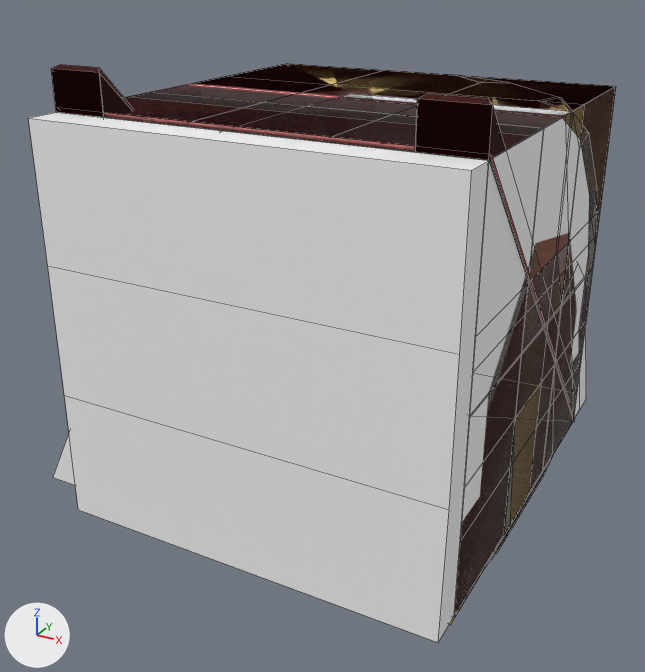
A saved change to the FBX model Assets/Models/Blocks/ModelsBlocks.fbx.
Both versions are drawn from a 50 mm camera at (1.98, -3.97, 2.68) aimed at (-0.16, -0.08, 0.74). Lighting does not change. The marker at lower left points along +X, +Y and +Z. Mesh edges are drawn as thin lines. Where no turn or scale is listed for an object, it has been applied to the vertices. Vertices at the same position are counted once.

Objects in the first picture: 'Bridge', 'Cube', 'CubeCurvedCorner', 'CubeCurvedEdge1', 'CubeDamagedEdge', 'CubeDoorHalloway1', 'CubeEdgeTwisted', 'CubeFleshSloped', 'CubeWindow', 'RoofCurvedCorner', 'RoofCurvedEdge', 'SlopeFlesh', 'StairsFullCurved', 'StairsFullStraight', 'StairsHalfStraight'.
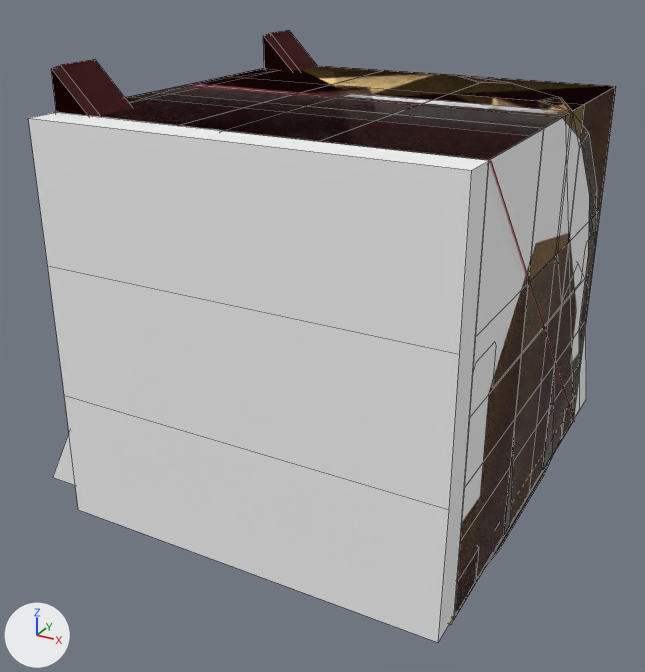
Pixel boxes (x1, y1, x2, y2) of what changed, in the pictures (645 x 672 px):
'StairsFullCurved', mesh turned
    before: (51, 65, 577, 416)
    after: (67, 36, 290, 113)
'StairsFullStraight', mesh turned
    before: (100, 75, 131, 117)
    after: (51, 30, 479, 616)
'SlopeFlesh', reshaped (not visible afterwards)
    before: (103, 112, 575, 419)
'Bridge', mesh turned (not visible afterwards)
    before: (455, 236, 597, 609)
'StairsHalfStraight', mesh turned
    before: (455, 377, 576, 614)
    after: (454, 396, 576, 618)
'StairsHalfCurved', mesh turned (not visible before)
    after: (455, 554, 477, 613)
'Cube', unchanged, uncovered by the edit
    before: (114, 86, 612, 150)
    after: (97, 86, 615, 160)
'Cube1', unchanged, uncovered by the edit
    before: (300, 65, 608, 97)
    after: (302, 66, 608, 97)

The edits, one by one:
me_mesh_024 has 58 vertices, 39 faces and spans x -1.0..1.0, y -1.0..1.0, z 0.0..1.2.
me_mesh_024 is used by ob_stairshalfstraight; location (0.0, 0.0, 0.0).
me_mesh_024 part 6: the whole mesh is turned -90 degrees about the z axis through its middle.
me_mesh_034 has 4 vertices, 1 face and spans x -0.99..1.01, y -1.0..1.0, z 0.02..2.02.
me_mesh_034 is used by ob_slopeflesh; location (0.0, 0.0, 0.0).
Part 4, on me_mesh_034:
Vertex 0 of me_mesh_034 moves from (-0.99, 1.0, 0.02) to (1.0, 0.99, 0.0) at pixel (572, 421).
Vertex 1 of me_mesh_034 moves from (-0.99, -1.0, 2.02) at pixel (57, 107) to (-1.0, 0.99, 2.0).
Vertex 2 of me_mesh_034 moves from (1.01, 1.0, 0.02) at pixel (575, 418) to (1.0, -1.01, 0.0) at pixel (453, 619).
Vertex 3 of me_mesh_034 moves from (1.01, -1.0, 2.02) at pixel (491, 154) to (-1.0, -1.01, 2.0) at pixel (54, 112).
me_mesh_026 has 159 vertices, 57 faces and spans x -1.0..1.0, y -1.0..1.0, z 0.0..2.2.
me_mesh_026 is used by ob_stairsfullcurved; location (0.0, 0.0, 0.0).
me_mesh_026 part 3: the whole mesh is turned -90 degrees about the z axis through its middle.
me_mesh_001 has 98 vertices, 79 faces and spans x -1.0..1.0, y -1.0..1.0, z 0.0..1.22.
me_mesh_001 is used by ob_stairshalfcurved; location (0.0, 0.0, 0.0).
me_mesh_001 part 5: the whole mesh is turned -90 degrees about the z axis through its middle.
me_mesh_009 has 33 vertices, 15 faces and spans x -1.0..1.0, y -1.0..1.0, z 0.0..1.22.
me_mesh_009 is used by ob_bridge; location (0.0, 0.0, 0.0).
me_mesh_009 part 1: the whole mesh is turned -90 degrees about the z axis through its middle.
me_mesh_011 has 93 vertices, 55 faces and spans x -1.0..1.0, y -1.0..1.0, z 0.0..2.2.
me_mesh_011 is used by ob_stairsfullstraight; location (0.0, 0.0, 0.0).
me_mesh_011 part 2: the whole mesh is turned -90 degrees about the z axis through its middle.
